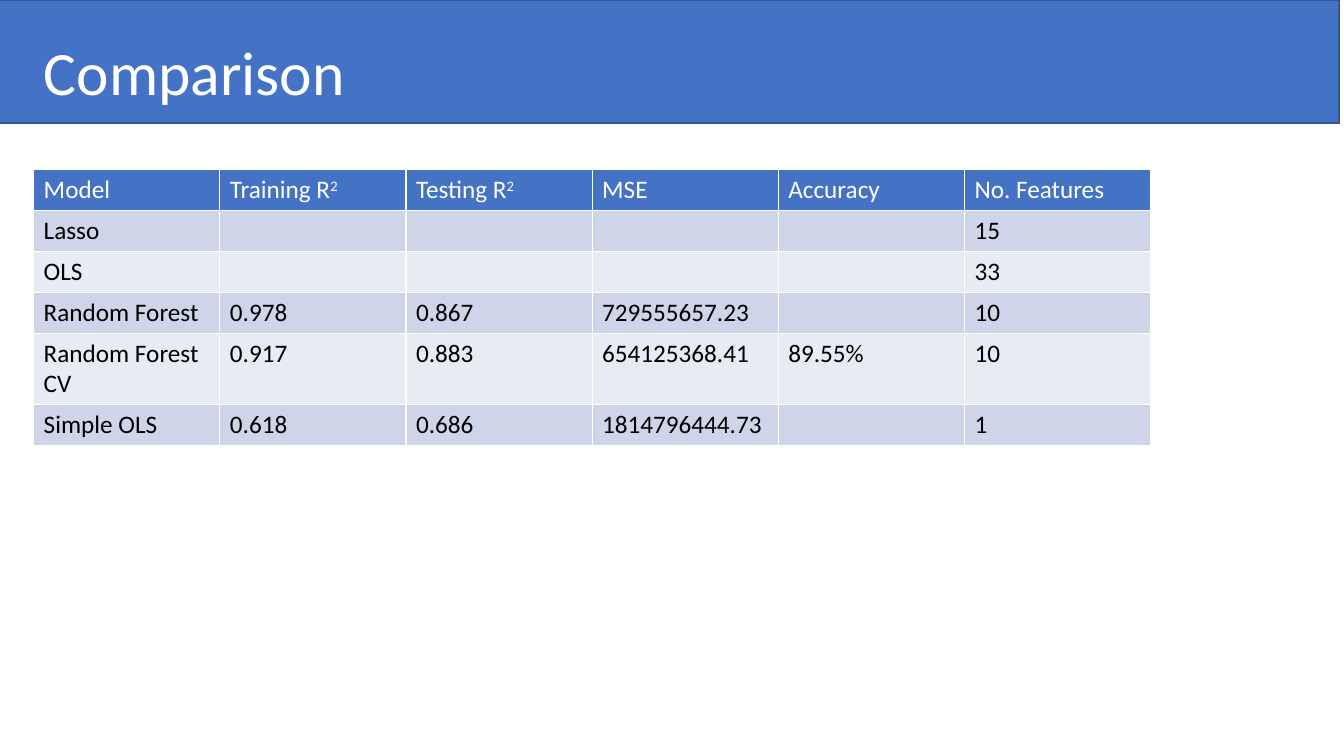
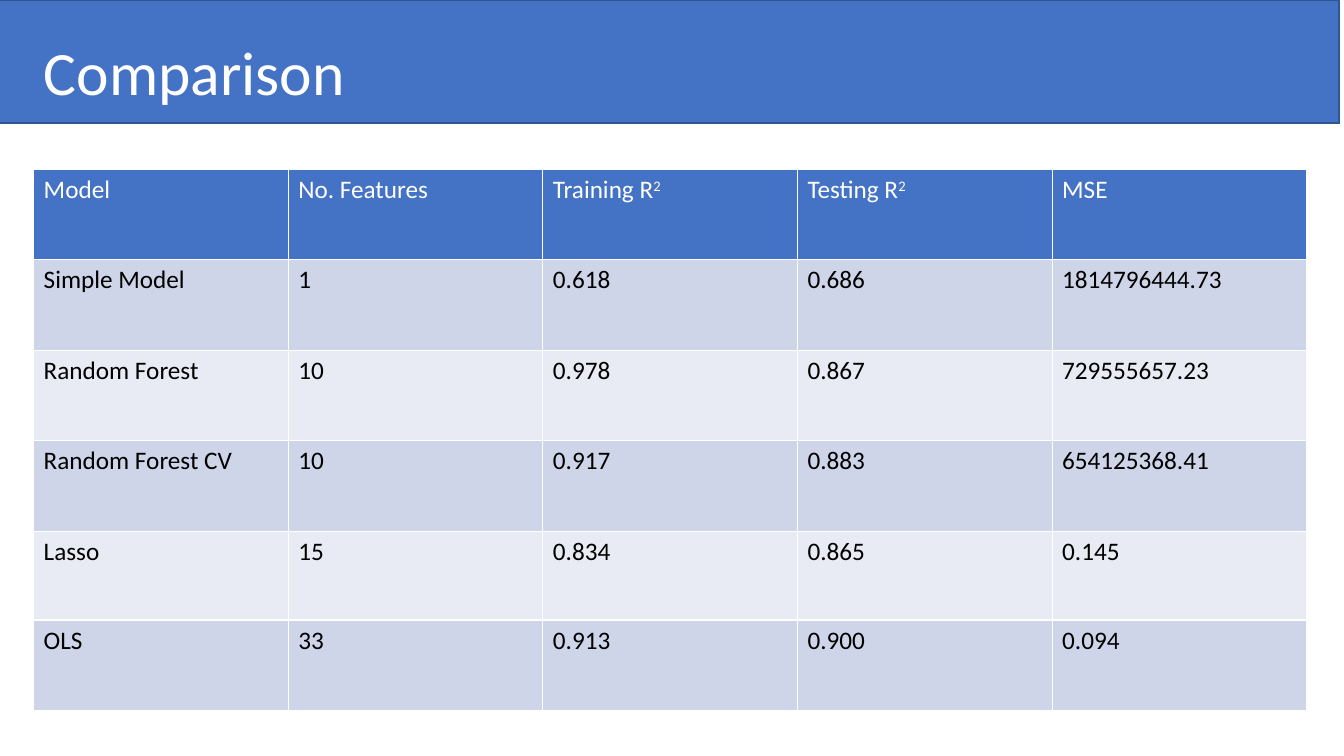
Before and after one commit to pshappycle/Home_Value_Predictor, a slide deck: slide 10 of Presentation/Advanced Regression Techniques To Predict Housing Prices.pptx. Drawn at 1344x756 pixels with LibreOffice and Linux fonts; fonts in the diff are those of the drawing. Boxes give left, top, right and bottom in pixels: in the first picture for what was removed or moved away, otherwise in the second. Text is boxed around its words. In the diff, an @@ line names an element or a change of style, - is before the commit and + after.

```diff
--- a/Presentation/Advanced Regression Techniques To Predict Housing Prices.pptx
+++ b/Presentation/Advanced Regression Techniques To Predict Housing Prices.pptx
@@ table at box(33, 169, 1309, 710) @@
-column 1: Model | Lasso | OLS | Random Forest | Random Forest CV | Simple OLS
-column 2: Training R2 |  |  | 0.978 | 0.917 | 0.618
-column 3: Testing R2 |  |  | 0.867 | 0.883 | 0.686
-column 4: MSE |  |  | 729555657.23 | 654125368.41 | 1814796444.73
-column 5: Accuracy |  |  |  | 89.55% | 
-column 6: No. Features | 15 | 33 | 10 | 10 | 1
+column 1: Model | Simple Model | Random Forest | Random Forest CV | Lasso | OLS
+column 2: No. Features | 1 | 10 | 10 | 15 | 33
+column 3: Training R2 | 0.618 | 0.978 | 0.917 | 0.834 | 0.913
+column 4: Testing R2 | 0.686 | 0.867 | 0.883 | 0.865 | 0.900
+column 5: MSE | 1814796444.73 | 729555657.23 | 654125368.41 | 0.145 | 0.094
@@ table: place and size @@
-table at box(33, 169, 1152, 445)
+table at box(33, 169, 1309, 710)
```
Also in this commit, not shown: 1 other file.
